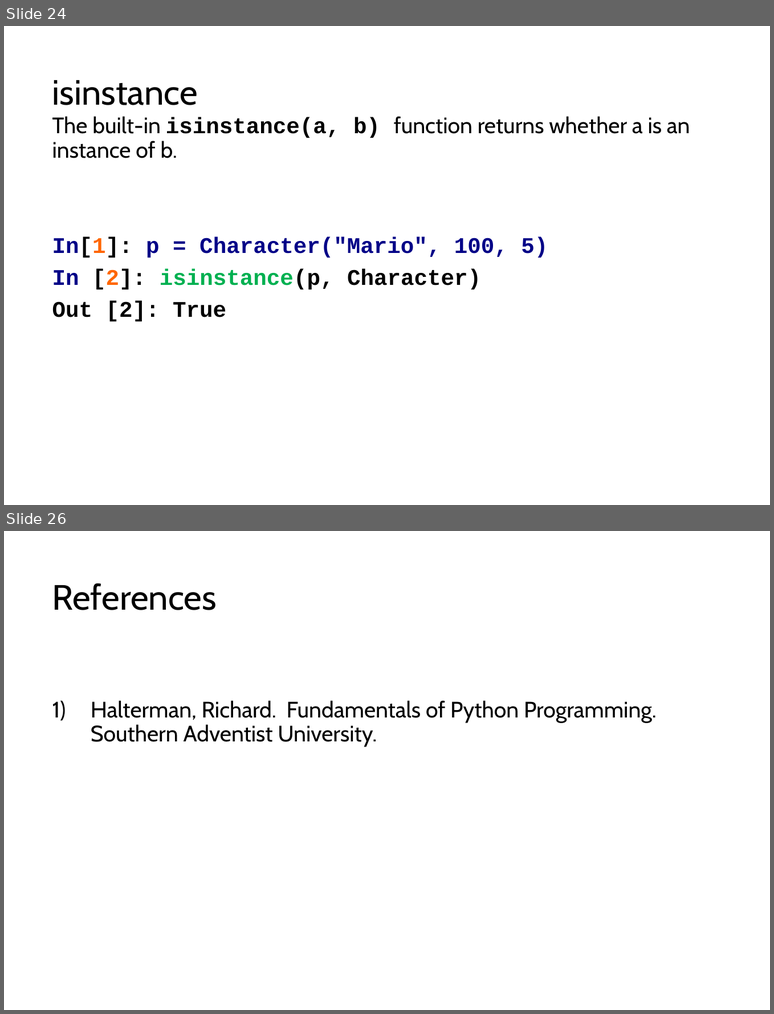
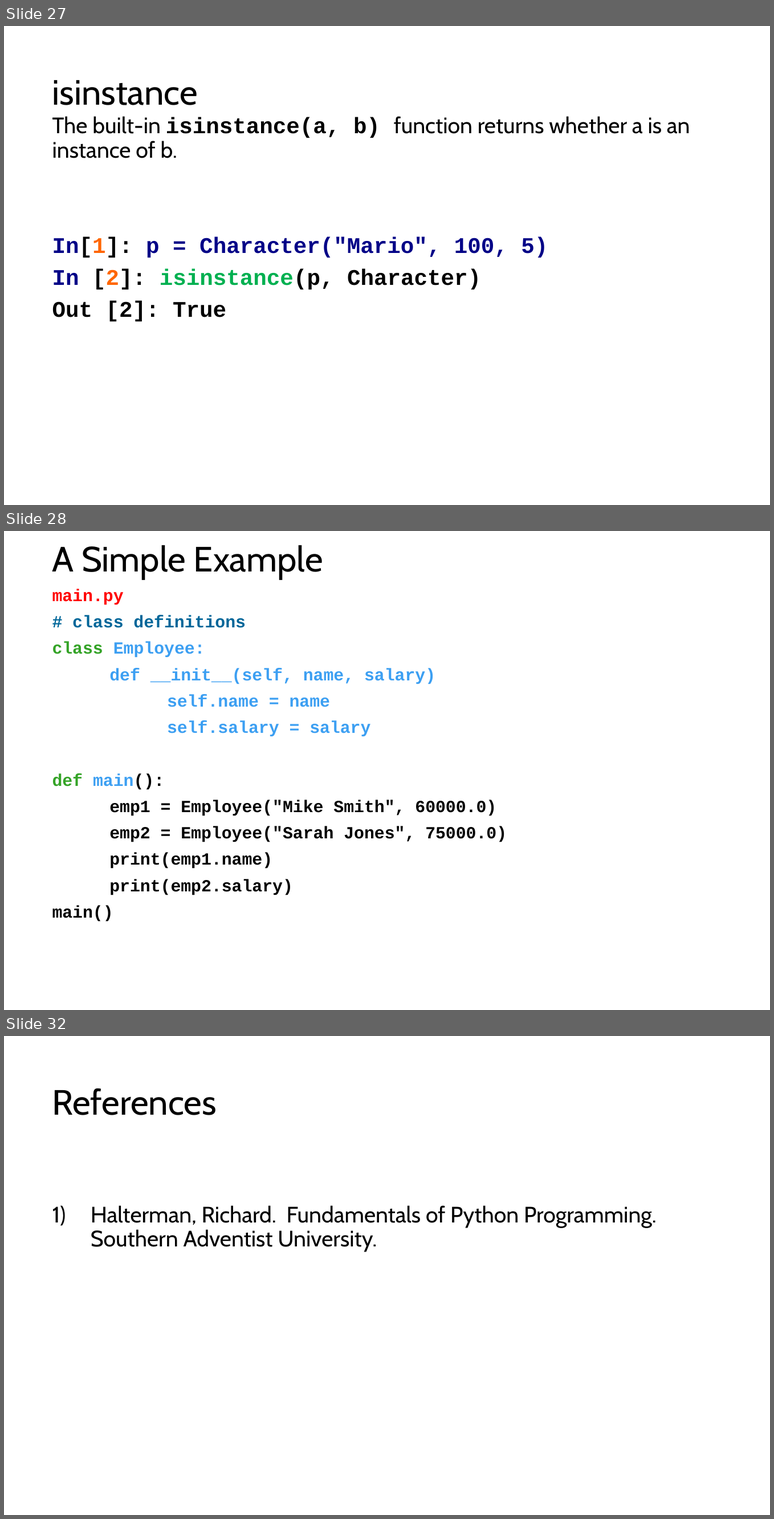
Before and after one commit to LongBaoNguyen/longbaonguyen.github.io, a slide deck: courses/apcsp/lect9.pptx. Shown one above the other, each under a label of ours: slides 24 and 26 before the commit, slides 27, 28 and 32 after it; the slides between them are not shown. The pictures are 774x1014 and 774x1519 pixels, drawn with LibreOffice and Linux fonts; fonts in the diff are those of the drawing. Boxes give left, top, right and bottom in pixels: in the first picture for what was removed or moved away, otherwise in the second. Text is boxed around its words. In the diff, an @@ line names an element or a change of style, - is before the commit and + after.

```diff
--- a/courses/apcsp/lect9.pptx
+++ b/courses/apcsp/lect9.pptx
@@ slide 28 added at box(4, 531, 770, 1010), background #FFFFFF @@
@@ title added at box(52, 545, 323, 579), 33 pt, text #000000 @@
+A Simple Example
@@ text added at box(52, 589, 507, 921), 16 pt, text #000000, bold @@
+main.py
+# class definitions
+class Employee:
+def __init__(self, name, salary)
+self.name = name
+self.salary = salary
+def main():
+emp1 = Employee("Mike Smith", 60000.0)
+emp2 = Employee("Sarah Jones", 75000.0)
+print(emp1.name)
+print(emp2.salary)
+main()
@@ what was slide 24 is now slide 27 @@
@@ what was slide 26 is now slide 32 @@
```
Also in this commit, not shown: 5 slides changed, 5 other slides added, 6 other files.
